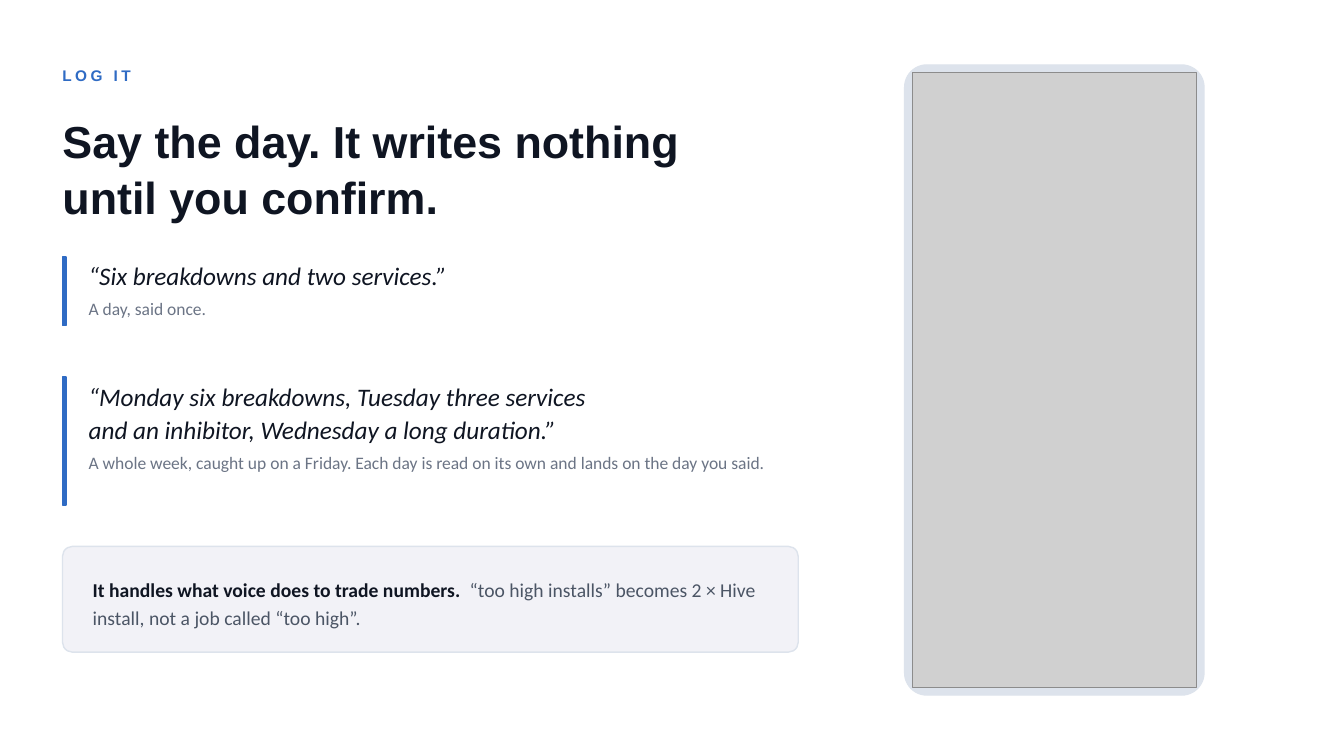
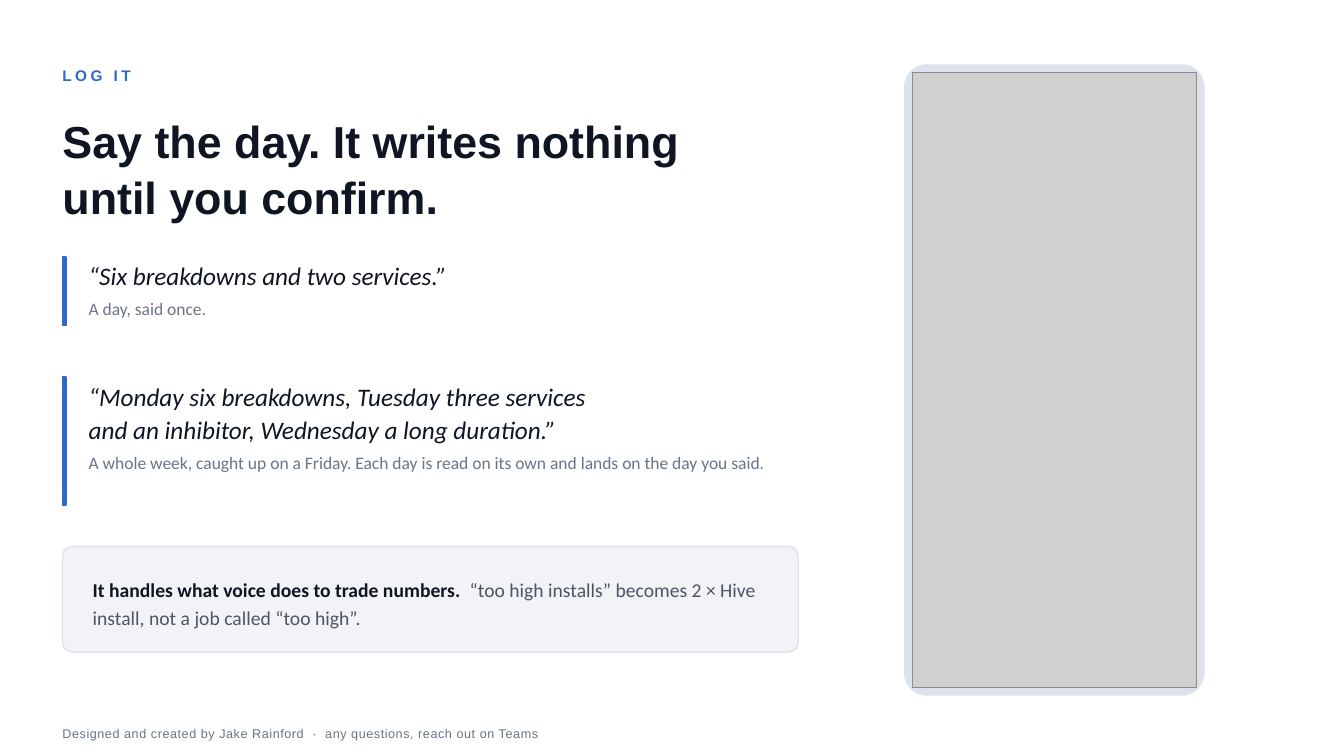
Before and after one commit to belacorg/CTAPTracker, a slide deck: slide 3 of docs/presentation/CTAP-Tracker.pptx. Drawn at 1344x756 pixels with LibreOffice and Linux fonts; fonts in the diff are those of the drawing; grey boxes stand for pictures. Boxes give left, top, right and bottom in pixels: in the first picture for what was removed or moved away, otherwise in the second. Text is boxed around its words. In the diff, an @@ line names an element or a change of style, - is before the commit and + after.

```diff
--- a/docs/presentation/CTAP-Tracker.pptx
+++ b/docs/presentation/CTAP-Tracker.pptx
@@ text added at (62,729,538,741), 9 pt, text #6B7485 @@
+Designed and created by Jake Rainford · any questions, reach out on Teams
```
Also in this commit, not shown: 9 other slides changed, 1 other file.
